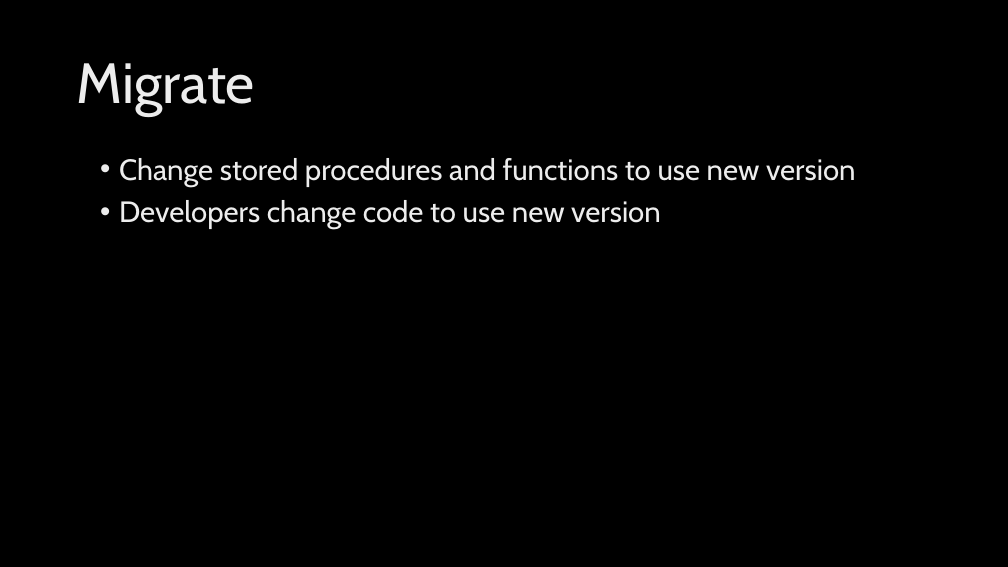
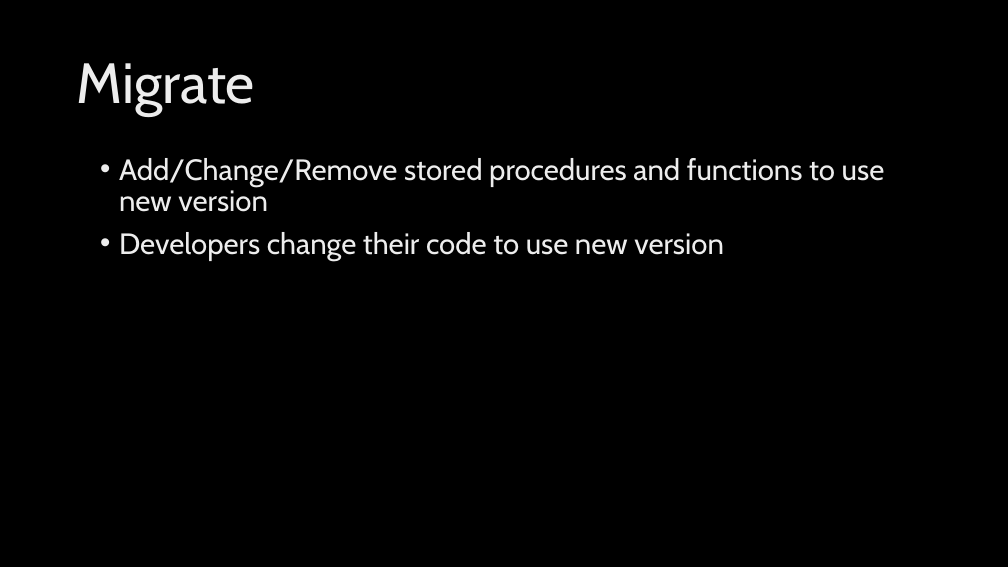
Before and after one commit to poedevop-fm/Database-Refactoring-Demo, a slide deck: slide 5 of Triggers & Refactoring.pptx. Drawn at 1008x567 pixels with LibreOffice and Linux fonts; fonts in the diff are those of the drawing; background and template pictures are left out. Boxes give left, top, right and bottom in pixels: in the first picture for what was removed or moved away, otherwise in the second. Text is boxed around its words. In the diff, an @@ line names an element or a change of style, - is before the commit and + after.

Commit message:
Second dry run
Added "SELECT *" statements at key points in "3 - Refactor.sql" file.
Created PNG files in case SQL Server is unavailable for some reason.
In the Powerpoint file, deleted line in Contract slide about removing stored procedures, to be consistent with Expand slide.  Also deleted "Extra slides" TODO slide.

```diff
--- a/Triggers & Refactoring.pptx
+++ b/Triggers & Refactoring.pptx
@@ text at (119,158,885,261): text changed @@
-• Change stored procedures and functions to use new version
-• Developers change code to use new version
+• Add/Change/Remove stored procedures and functions to use new version
+• Developers change their code to use new version
```
Also in this commit, not shown: 1 other slide changed, 1 slide removed, 10 other files.
